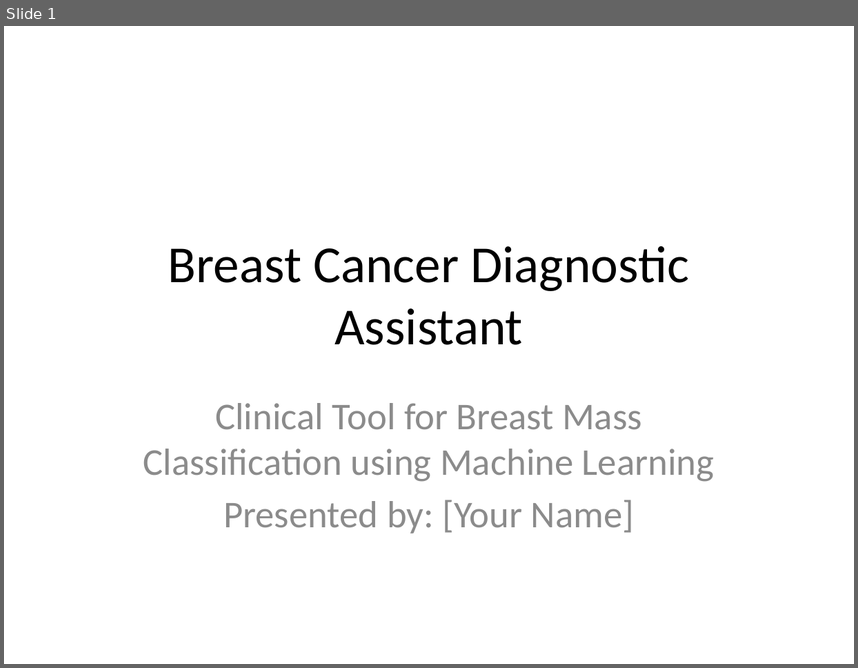
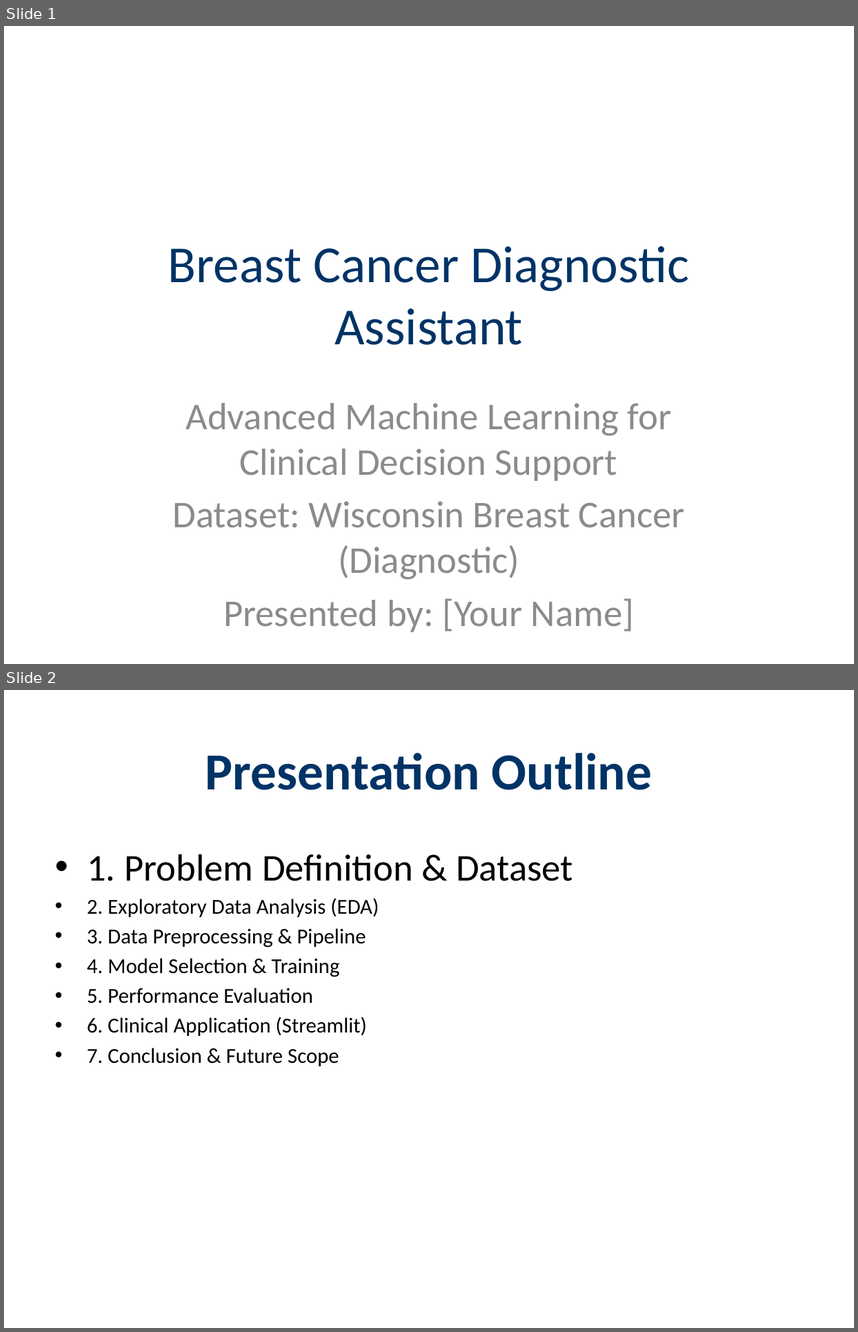
Before and after one commit to azharhussaincs/Breast-Cancer, a slide deck: presentation.pptx. Shown one above the other, each under a label of ours: slide 1 before the commit, slides 1 and 2 after it. The pictures are 858x668 and 858x1332 pixels, drawn with LibreOffice and Linux fonts; fonts in the diff are those of the drawing. Boxes give left, top, right and bottom in pixels: in the first picture for what was removed or moved away, otherwise in the second. Text is boxed around its words. In the diff, an @@ line names an element or a change of style, - is before the commit and + after.

```diff
--- a/presentation.pptx
+++ b/presentation.pptx
@@ slide 2 added at (x1=4, y1=690, x2=854, y2=1328), background #FFFFFF @@
@@ title added at (x1=205, y1=753, x2=652, y2=790), 44 pt, text #003366, bold @@
+Presentation Outline
@@ text added at (x1=87, y1=854, x2=573, y2=1066), 18 pt, text #000000 @@
+• 1. Problem Definition & Dataset
+• 2. Exploratory Data Analysis (EDA)
+• 3. Data Preprocessing & Pipeline
+• 4. Model Selection & Training
+• 5. Performance Evaluation
+• 6. Clinical Application (Streamlit)
+• 7. Conclusion & Future Scope
@@ slide 1 changed as well @@
@@ title "Breast Cancer Diagnostic Assistant" at (x1=168, y1=246, x2=688, y2=345): text colour #000000 to #003366 @@
@@ subtitle at (x1=173, y1=403, x2=685, y2=579): text changed @@
-Clinical Tool for Breast Mass Classification using Machine Learning
+Advanced Machine Learning for Clinical Decision Support
+Dataset: Wisconsin Breast Cancer (Diagnostic)
```
Also in this commit, not shown: 7 other slides changed, 5 other slides added, 2 slides removed, 1 other file.
